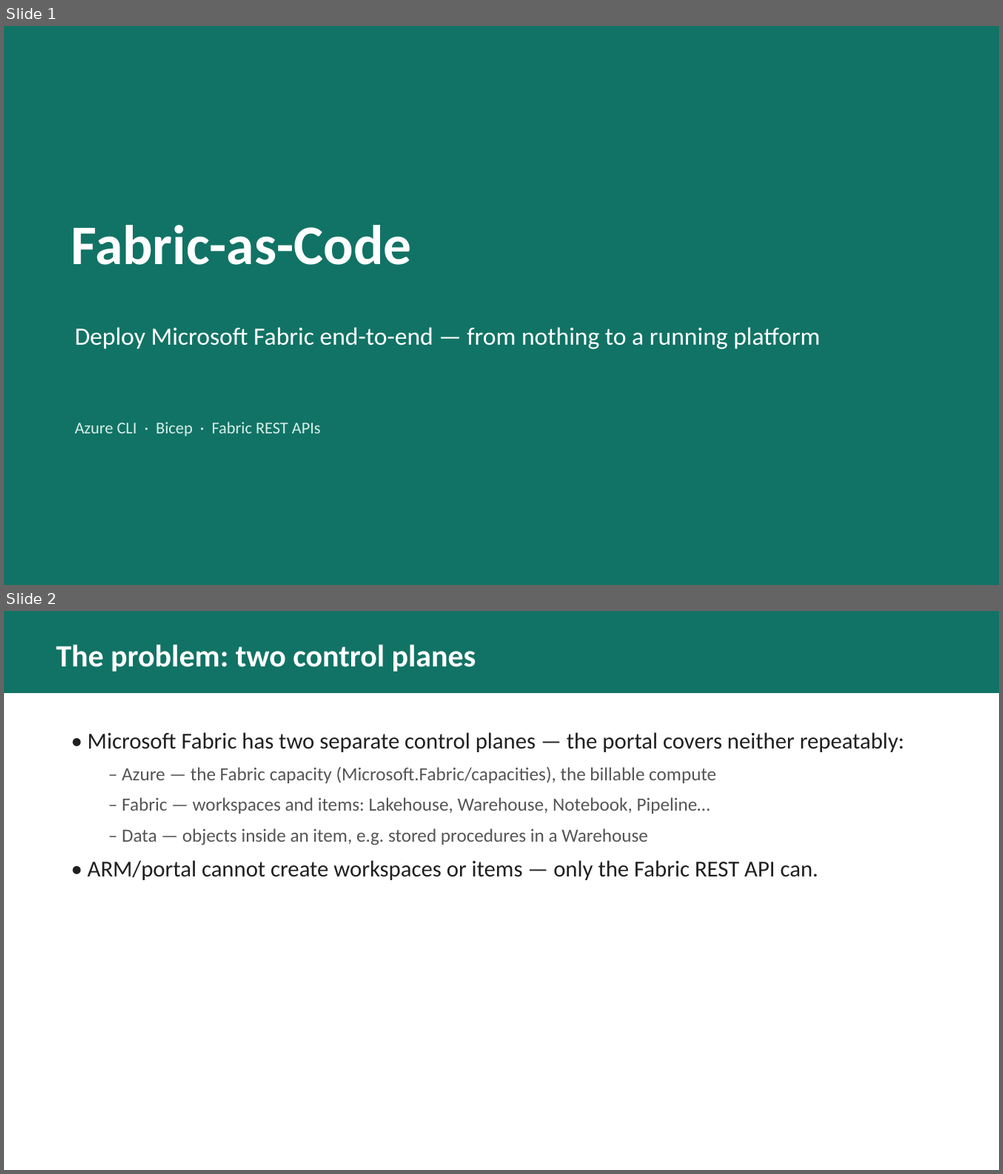
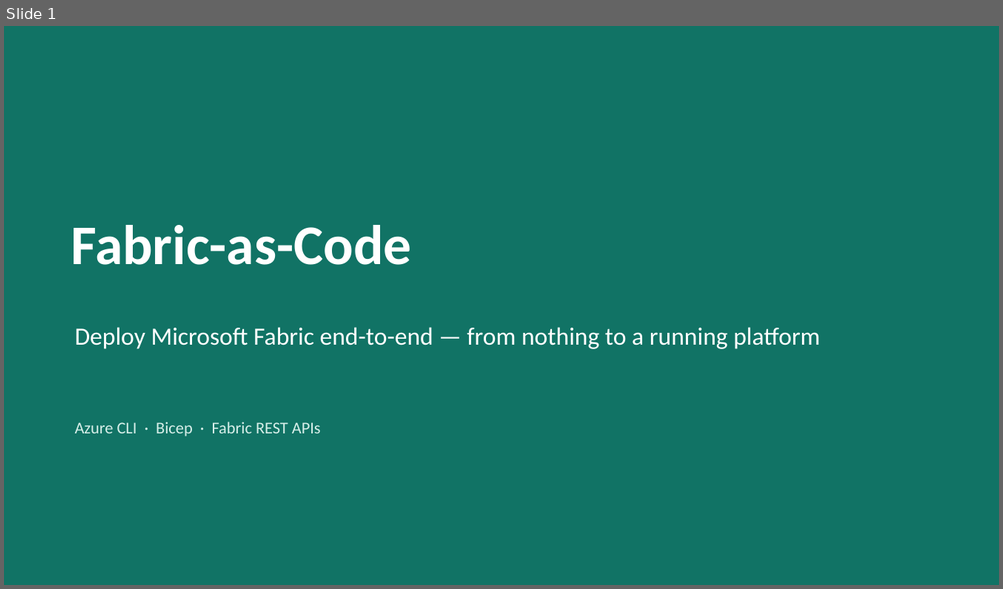
Before and after one commit to melabadi/fabric-as-code, a slide deck: docs/Fabric-as-Code.pptx. Shown one above the other, each under a label of ours: slides 1 and 2 before the commit, slide 1 after it. The pictures are 1003x1174 and 1003x589 pixels, drawn with LibreOffice and Linux fonts; fonts in the diff are those of the drawing. Boxes give left, top, right and bottom in pixels: in the first picture for what was removed or moved away, otherwise in the second. Text is boxed around its words. In the diff, an @@ line names an element or a change of style, - is before the commit and + after.

```diff
--- a/docs/Fabric-as-Code.pptx
+++ b/docs/Fabric-as-Code.pptx
@@ slide 2 removed at (4, 611, 999, 1170), background #FFFFFF @@
@@ rectangle removed at (4, 611, 999, 693) @@
@@ text removed at (56, 644, 476, 672) @@
-The problem: two control planes
@@ text removed at (88, 732, 904, 880) @@
-• Microsoft Fabric has two separate control planes — the portal covers neither repeatably:
-  – Azure — the Fabric capacity (Microsoft.Fabric/capacities), the billable compute
-  – Fabric — workspaces and items: Lakehouse, Warehouse, Notebook, Pipeline…
-  – Data — objects inside an item, e.g. stored procedures in a Warehouse
-• ARM/portal cannot create workspaces or items — only the Fabric REST API can.
```
Also in this commit, not shown: 8 slides changed, 5 slides added, 1 other slide removed, 4 other files.
